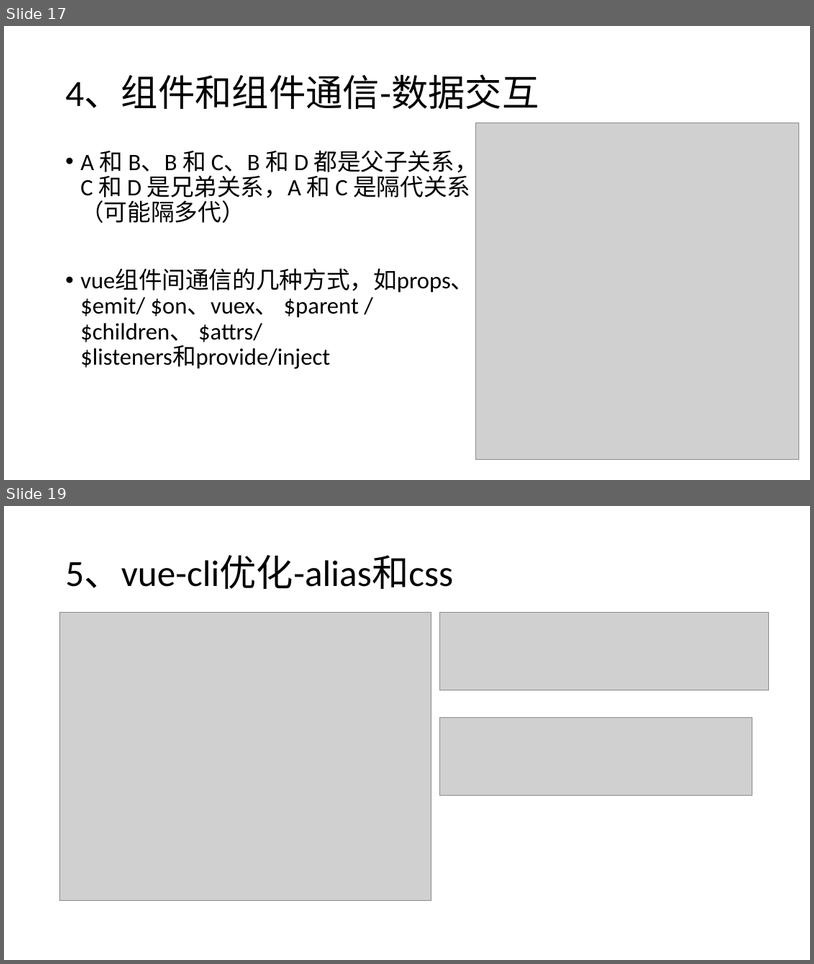
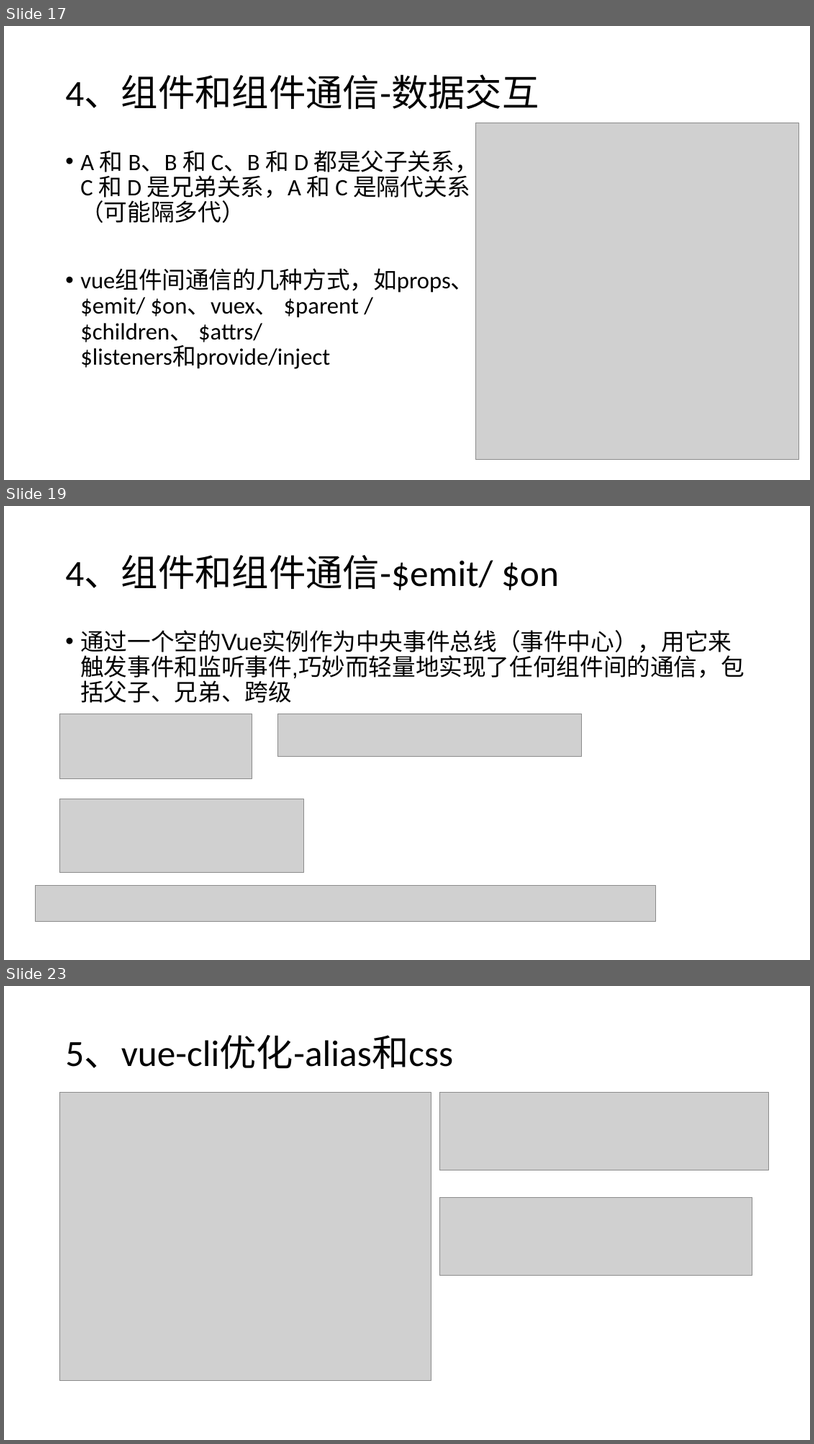
Before and after one commit to liwenxin-jam/vuecli3-starter, a slide deck: doc/vue.pptx. Shown one above the other, each under a label of ours: slides 17 and 19 before the commit, slides 17, 19 and 23 after it; the slides between them are not shown. The pictures are 814x964 and 814x1444 pixels, drawn with LibreOffice and Linux fonts; fonts in the diff are those of the drawing; grey boxes stand for pictures. Boxes give left, top, right and bottom in pixels: in the first picture for what was removed or moved away, otherwise in the second. Text is boxed around its words. In the diff, an @@ line names an element or a change of style, - is before the commit and + after.

```diff
--- a/doc/vue.pptx
+++ b/doc/vue.pptx
@@ slide 19 added at (4,506,810,960), background #FFFFFF @@
@@ title added at (65,555,559,590), 44 pt, text #000000 @@
+4、组件和组件通信-$emit/ $on
@@ text added at (80,630,744,703), 28 pt, text #000000 @@
+• 通过一个空的Vue实例作为中央事件总线（事件中心），用它来触发事件和监听事件,巧妙而轻量地实现了任何组件间的通信，包括父子、兄弟、跨级
@@ picture added at (59,713,252,778) @@
@@ picture added at (278,713,582,757) @@
@@ picture added at (59,799,304,872) @@
@@ picture added at (36,885,656,921) @@
@@ what was slide 19 is now slide 23 @@
```
Also in this commit, not shown: 3 slides changed, 4 other slides added, 5 other files.
